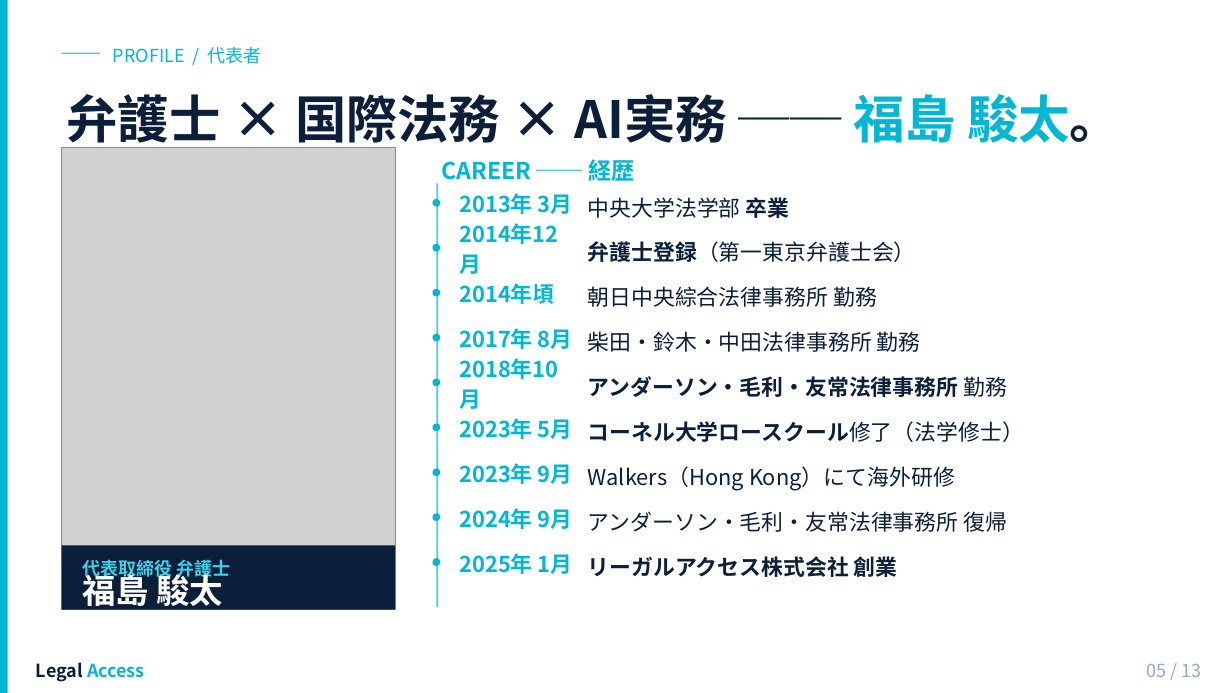
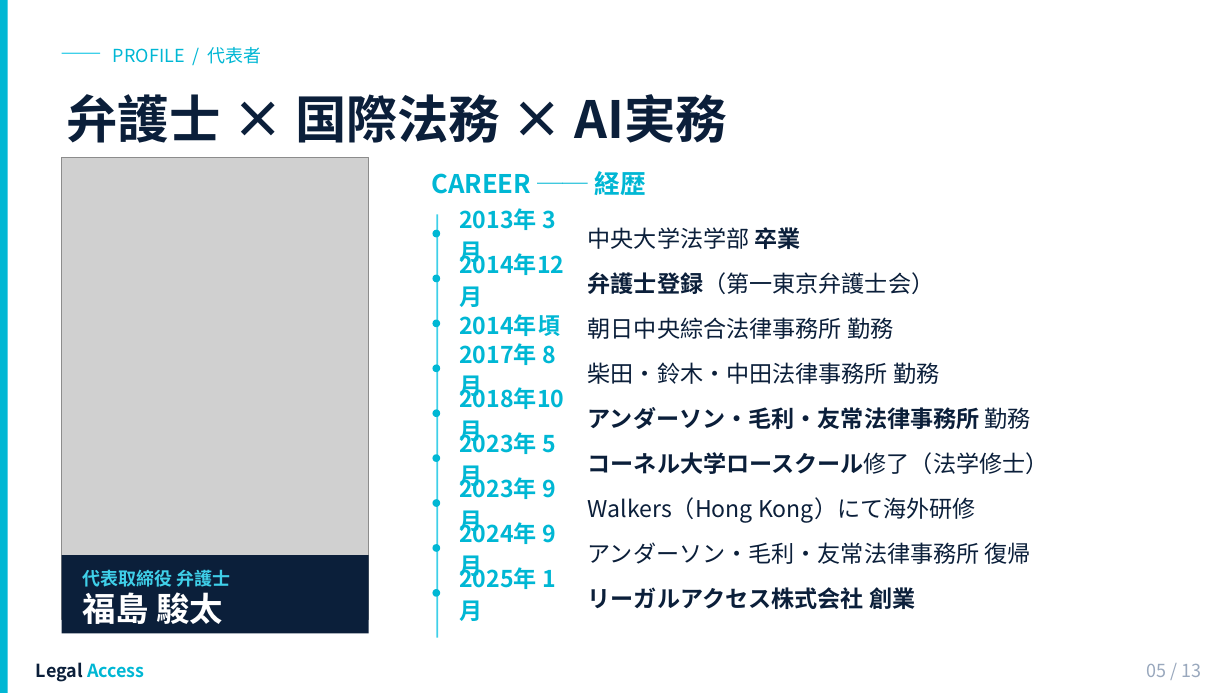
Before and after one commit to Legal-Access/marketing-slides, a slide deck: slide 5 of 44_法務生成AI導入ロードマップ策定・推進/法務生成AIスライド作成/20260517_LegalAccess_法務AIロードマップ提案.pptx. Drawn at 1232x693 pixels with LibreOffice and Linux fonts; fonts in the diff are those of the drawing; grey boxes stand for pictures. Boxes give left, top, right and bottom in pixels: in the first picture for what was removed or moved away, otherwise in the second. Text is boxed around its words. In the diff, an @@ line names an element or a change of style, - is before the commit and + after.

```diff
--- a/44_法務生成AI導入ロードマップ策定・推進/法務生成AIスライド作成/20260517_LegalAccess_法務AIロードマップ提案.pptx
+++ b/44_法務生成AI導入ロードマップ策定・推進/法務生成AIスライド作成/20260517_LegalAccess_法務AIロードマップ提案.pptx
@@ text at (x1=67, y1=94, x2=727, y2=143): text changed @@
-弁護士 × 国際法務 × AI実務 ── 福島 駿太。
+弁護士 × 国際法務 × AI実務
@@ picture resized from (x1=62, y1=148, x2=396, y2=610) to (x1=62, y1=157, x2=369, y2=619) @@
@@ text "CAREER ── 経歴" moved from (x1=441, y1=156, x2=634, y2=185) to (x1=431, y1=167, x2=645, y2=200) @@
@@ text "CAREER ── 経歴" at (x1=431, y1=167, x2=645, y2=200): size 18 to 20 pt @@
@@ text "代表取締役 弁護士" rewrapped from (x1=82, y1=557, x2=230, y2=581) to (x1=82, y1=569, x2=230, y2=587) @@
@@ rectangle resized from (x1=62, y1=545, x2=396, y2=609) to (x1=62, y1=555, x2=369, y2=634) @@
@@ text "福島 駿太" rewrapped from (x1=82, y1=569, x2=223, y2=612) to (x1=82, y1=592, x2=223, y2=624) @@
@@ 18 texts, 9 ellipses, 1 rectangle moved together from (x1=433, y1=184, x2=1024, y2=607) to (x1=433, y1=208, x2=1049, y2=638) @@
@@ size 17 to 18 pt in 18 elements at (x1=455, y1=262, x2=583, y2=294), (x1=588, y1=272, x2=934, y2=294), (x1=459, y1=314, x2=560, y2=336), (x1=588, y1=317, x2=893, y2=339), (x1=455, y1=396, x2=583, y2=429), (x1=588, y1=407, x2=1031, y2=429), (x1=459, y1=474, x2=537, y2=499), (x1=588, y1=497, x2=976, y2=522), (x1=459, y1=519, x2=537, y2=544), (x1=588, y1=542, x2=1031, y2=564), (x1=459, y1=208, x2=537, y2=230), (x1=588, y1=227, x2=801, y2=249), (x1=459, y1=343, x2=537, y2=365), (x1=588, y1=362, x2=939, y2=384), (x1=459, y1=429, x2=537, y2=454), (x1=588, y1=452, x2=1049, y2=474), (x1=459, y1=564, x2=537, y2=589), (x1=588, y1=583, x2=915, y2=612) @@
```
Also in this commit, not shown: 12 other slides changed.
